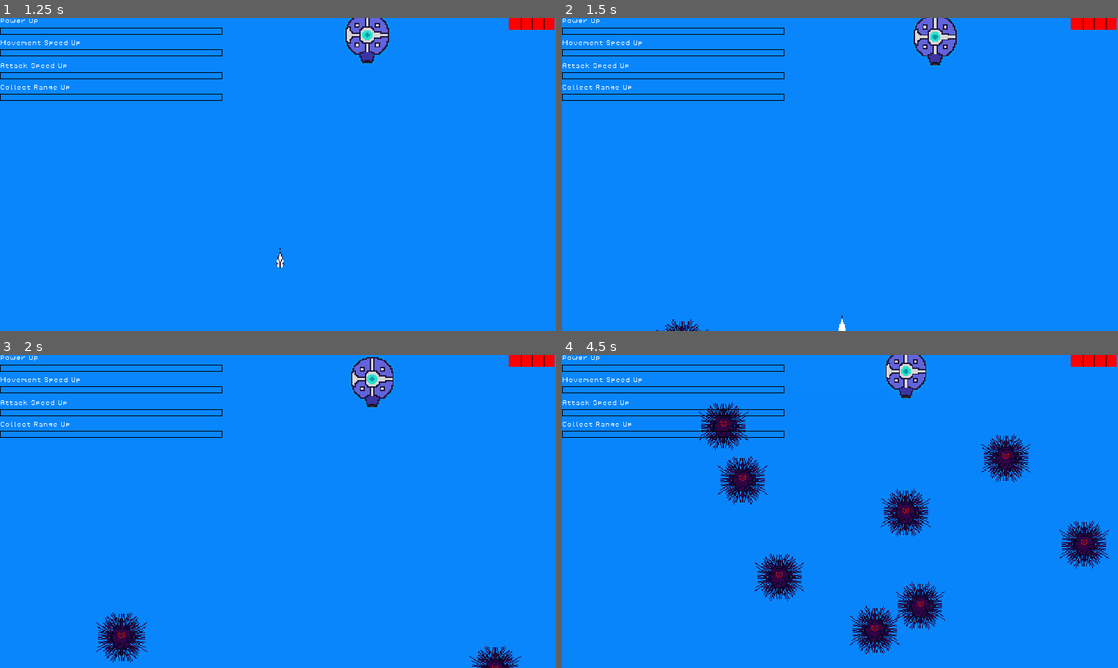
Above: before the commit, frames 1-4 (two rows, left to right).
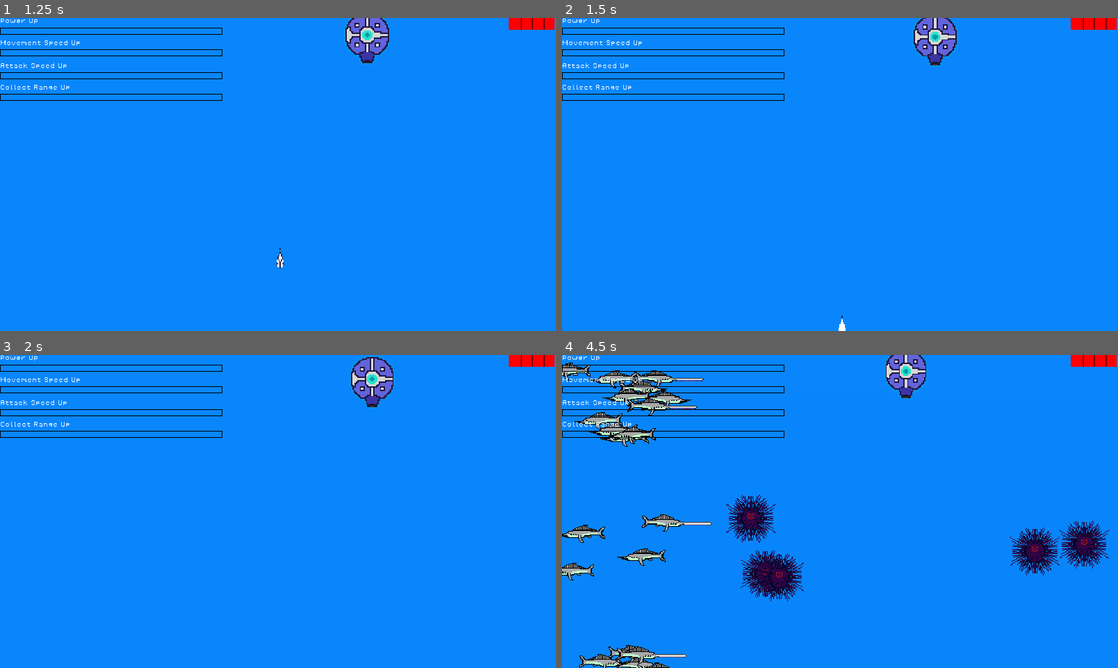
Above: after the commit, the same moments.

Repository: MateusVBC/MiniJAM-01
Game: Godot game, scene res://scenes/game.tscn
The game is run twice, just before and just after one commit, with the same random seed, the same clock (stepped at 60 frames per second) and the same inputs. Sound files missing from this copy of the repository are replaced by a short silence.
Inputs:
- Up to frame 1 (1.25 s): tap Enter at 0.5 s; hold Right (move_right) from 0.53 s (still down); hold Space (fire_weapon) from 0.53 s (still down)
- Up to frame 2 (1.5 s): release Right (move_right) at 1.28 s; release Space (fire_weapon) at 1.28 s; hold Down (move_down) from 1.28 s (still down); tap Space (fire_weapon) at 1.35 s
- Up to frame 3 (2 s): keep holding Down (move_down)
- Up to frame 4 (4.5 s): release Down (move_down) at 2.03 s; hold Right (move_right) 2.03-2.78 s; hold Space (fire_weapon) 2.03-2.78 s; hold Up (move_up) 2.78-3.53 s; tap Space (fire_weapon) at 2.85, 4.35 s; hold Space (fire_weapon) 3.53-4.28 s; hold Left (move_left) from 3.53 s (still down)

Frame 1 is identical in both runs. In frame 2, less than 0.1% of the frame differs, in the area x 16-27%, y 96-100%; in frame 3, 1.0%; in frame 4, 9.1%, in the area x 0-90%, y 2-100%.

Commit message:
final commit

Diff:
--- a/scenes/game.tscn
+++ b/scenes/game.tscn
@@ -18,18 +18,81 @@
 deep_start = 1
 deep_end = 2
 enemy = ExtResource("4_7e6m4")
-enemy_num = 3
-enemy_spawn_delay = 0
+enemy_num = 5
+enemy_spawn_delay = 1
 enemy_spawn_side = Array[int]([0])
 
 [sub_resource type="Resource" id="Resource_0rrpo"]
 script = ExtResource("3_bbwdo")
 deep_start = 2
-deep_end = 2
+deep_end = 4
 enemy = ExtResource("6_uf83s")
 enemy_num = 20
-enemy_spawn_delay = 0
+enemy_spawn_delay = 5
 enemy_spawn_side = Array[int]([1, 2])
+
+[sub_resource type="Resource" id="Resource_k3acu"]
+script = ExtResource("3_bbwdo")
+deep_start = 3
+deep_end = 5
+enemy = ExtResource("6_uf83s")
+enemy_num = 35
+enemy_spawn_delay = 0
+enemy_spawn_side = Array[int]([1])
+
+[sub_resource type="Resource" id="Resource_4vqys"]
+script = ExtResource("3_bbwdo")
+deep_start = 4
+deep_end = 6
+enemy = ExtResource("4_7e6m4")
+enemy_num = 75
+enemy_spawn_delay = 1
+enemy_spawn_side = Array[int]([0])
+
+[sub_resource type="Resource" id="Resource_jjjof"]
+script = ExtResource("3_bbwdo")
+deep_start = 5
+deep_end = 7
+enemy = ExtResource("6_uf83s")
+enemy_num = 80
+enemy_spawn_delay = 2
+enemy_spawn_side = Array[int]([2])
+
+[sub_resource type="Resource" id="Resource_6ycnr"]
+script = ExtResource("3_bbwdo")
+deep_start = 6
+deep_end = 8
+enemy = ExtResource("4_7e6m4")
+enemy_num = 75
+enemy_spawn_delay = 0
+enemy_spawn_side = Array[int]([0])
+
+[sub_resource type="Resource" id="Resource_058wo"]
+script = ExtResource("3_bbwdo")
+deep_start = 7
+deep_end = 8
+enemy = ExtResource("6_uf83s")
+enemy_num = 75
+enemy_spawn_delay = 3
+enemy_spawn_side = Array[int]([1, 2])
+
+[sub_resource type="Resource" id="Resource_e557c"]
+script = ExtResource("3_bbwdo")
+deep_start = 8
+deep_end = 8
+enemy = ExtResource("4_7e6m4")
+enemy_num = 400
+enemy_spawn_delay = 0
+enemy_spawn_side = Array[int]([])
+
+[sub_resource type="Resource" id="Resource_piqde"]
+script = ExtResource("3_bbwdo")
+deep_start = 8
+deep_end = 8
+enemy = ExtResource("6_uf83s")
+enemy_num = 500
+enemy_spawn_delay = 0
+enemy_spawn_side = Array[int]([])
 
 [sub_resource type="RectangleShape2D" id="RectangleShape2D_c0rlt"]
 size = Vector2(33395, 550.954)
@@ -49,7 +112,7 @@
 
 [node name="Enemies" type="Node2D" parent="."]
 script = ExtResource("2_7tfmd")
-spawns = Array[ExtResource("3_bbwdo")]([SubResource("Resource_2vgdg"), SubResource("Resource_0rrpo")])
+spawns = Array[ExtResource("3_bbwdo")]([SubResource("Resource_2vgdg"), SubResource("Resource_0rrpo"), SubResource("Resource_k3acu"), SubResource("Resource_4vqys"), SubResource("Resource_jjjof"), SubResource("Resource_6ycnr"), SubResource("Resource_058wo"), SubResource("Resource_e557c"), SubResource("Resource_piqde")])
 
 [node name="Timer" type="Timer" parent="Enemies"]
 autostart = true
@@ -72,14 +135,14 @@
 [node name="DeepLevel1" parent="Deepness" instance=ExtResource("8_03jb3")]
 position = Vector2(-15, -126760)
 collision_layer = 0
-level = 1
+level = 4
 
 [node name="CollisionShape2D" type="CollisionShape2D" parent="Deepness/DeepLevel1"]
 position = Vector2(0, 1360)
 shape = SubResource("RectangleShape2D_c0rlt")
 
 [node name="DeepLevel2" parent="Deepness" instance=ExtResource("8_03jb3")]
-position = Vector2(71, -98104)
+position = Vector2(-1, -119833)
 scale = Vector2(1.0083, 1.36537)
 collision_layer = 0
 level = 2
@@ -109,7 +172,7 @@
 shape = SubResource("RectangleShape2D_c0rlt")
 
 [node name="DeepLevel5" parent="Deepness" instance=ExtResource("8_03jb3")]
-position = Vector2(15, 95036)
+position = Vector2(1098, 57471)
 collision_layer = 0
 level = 5
 
@@ -119,7 +182,7 @@
 shape = SubResource("RectangleShape2D_c0rlt")
 
 [node name="DeepLevel6" parent="Deepness" instance=ExtResource("8_03jb3")]
-position = Vector2(-897, 110545)
+position = Vector2(88, 49408)
 collision_layer = 0
 level = 6
 
@@ -128,6 +191,26 @@
 scale = Vector2(1.09655, 1.10322)
 shape = SubResource("RectangleShape2D_c0rlt")
 
+[node name="DeepLevel7" parent="Deepness" instance=ExtResource("8_03jb3")]
+position = Vector2(-15, 77824)
+collision_layer = 0
+level = 7
+
+[node name="CollisionShape2D" type="CollisionShape2D" parent="Deepness/DeepLevel7"]
+position = Vector2(896, -7424)
+scale = Vector2(1.09655, 1.10322)
+shape = SubResource("RectangleShape2D_c0rlt")
+
+[node name="DeepLevel8" parent="Deepness" instance=ExtResource("8_03jb3")]
+position = Vector2(96, 106132)
+collision_layer = 0
+level = 7
+
+[node name="CollisionShape2D" type="CollisionShape2D" parent="Deepness/DeepLevel8"]
+position = Vector2(896, -7424)
+scale = Vector2(1.09655, 1.10322)
+shape = SubResource("RectangleShape2D_c0rlt")
+
 [node name="ExperienceManager" type="Node" parent="."]
 script = ExtResource("10_xyax8")
 
--- a/scripts/deepness.gd
+++ b/scripts/deepness.gd
@@ -8,4 +8,5 @@
 		child.connect("_player_entered_deep_level", refresh_deep_level);
 
 func refresh_deep_level(level):
-	current_level = level;
+	if level > current_level:
+		current_level = level;
Not shown: 1 places in scenes/game.tscn that only renumber resources
